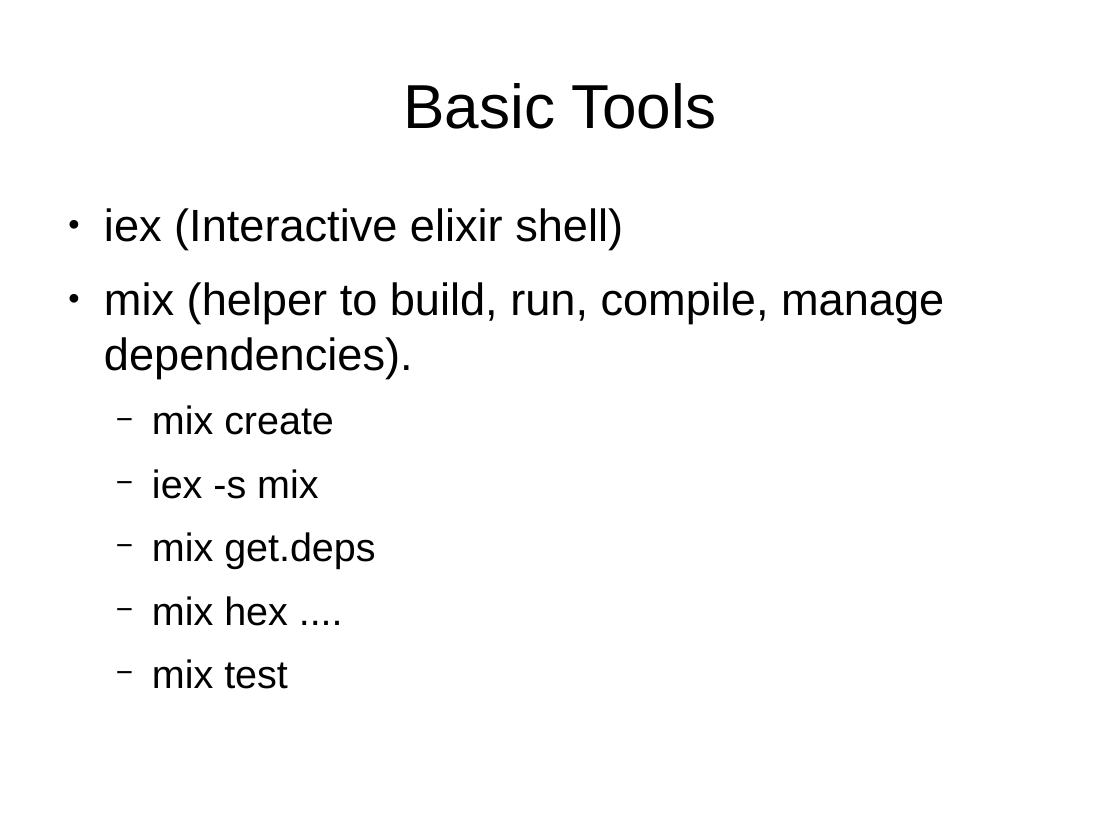
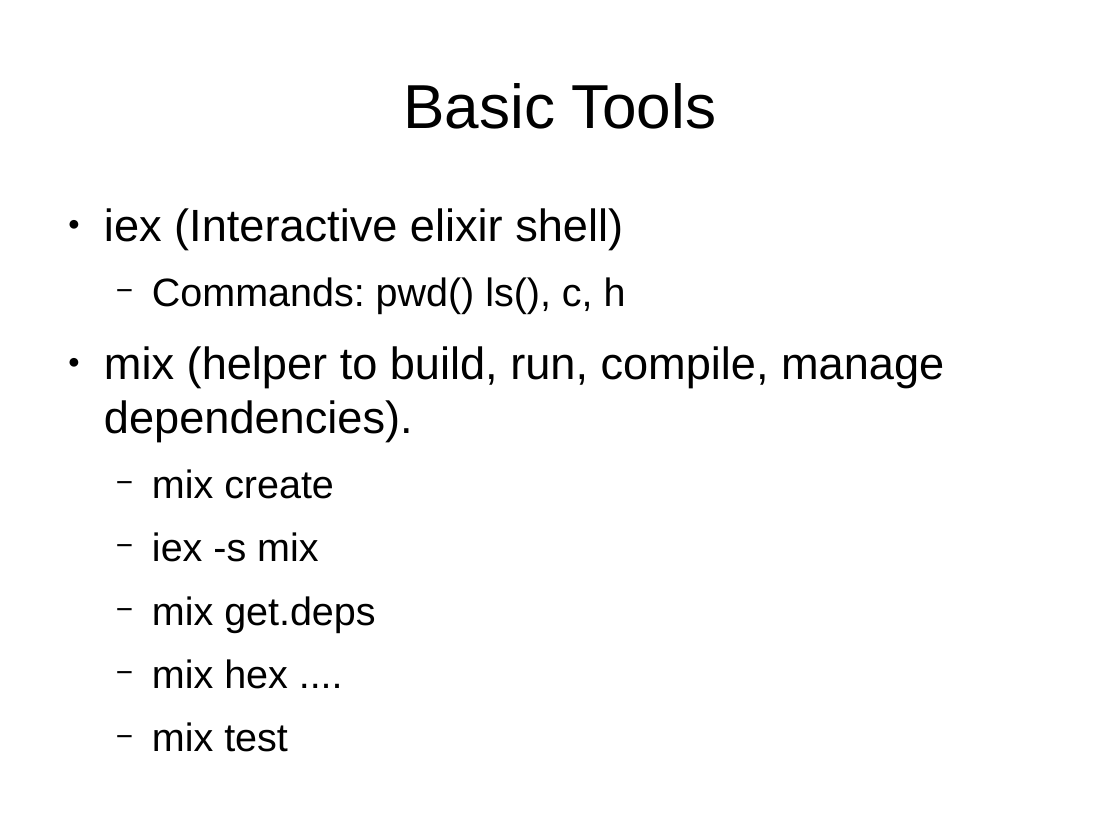
Before and after one commit to ramortegui/talks, a slide deck: slide 5 of elixir-basics.odp. Drawn at 1120x840 pixels with LibreOffice and Linux fonts; fonts in the diff are those of the drawing. Boxes give left, top, right and bottom in pixels: in the first picture for what was removed or moved away, otherwise in the second. Text is boxed around its words. In the diff, an @@ line names an element or a change of style, - is before the commit and + after.

Commit message:
Add Interactive Elixir Shell commands.

```diff
--- a/elixir-basics.odp
+++ b/elixir-basics.odp
@@ text at (152,277,626,314): paragraph added @@
+  − Commands: pwd() ls(), c, h
```
Also in this commit, not shown: 2 other slides changed, 4 other files.
